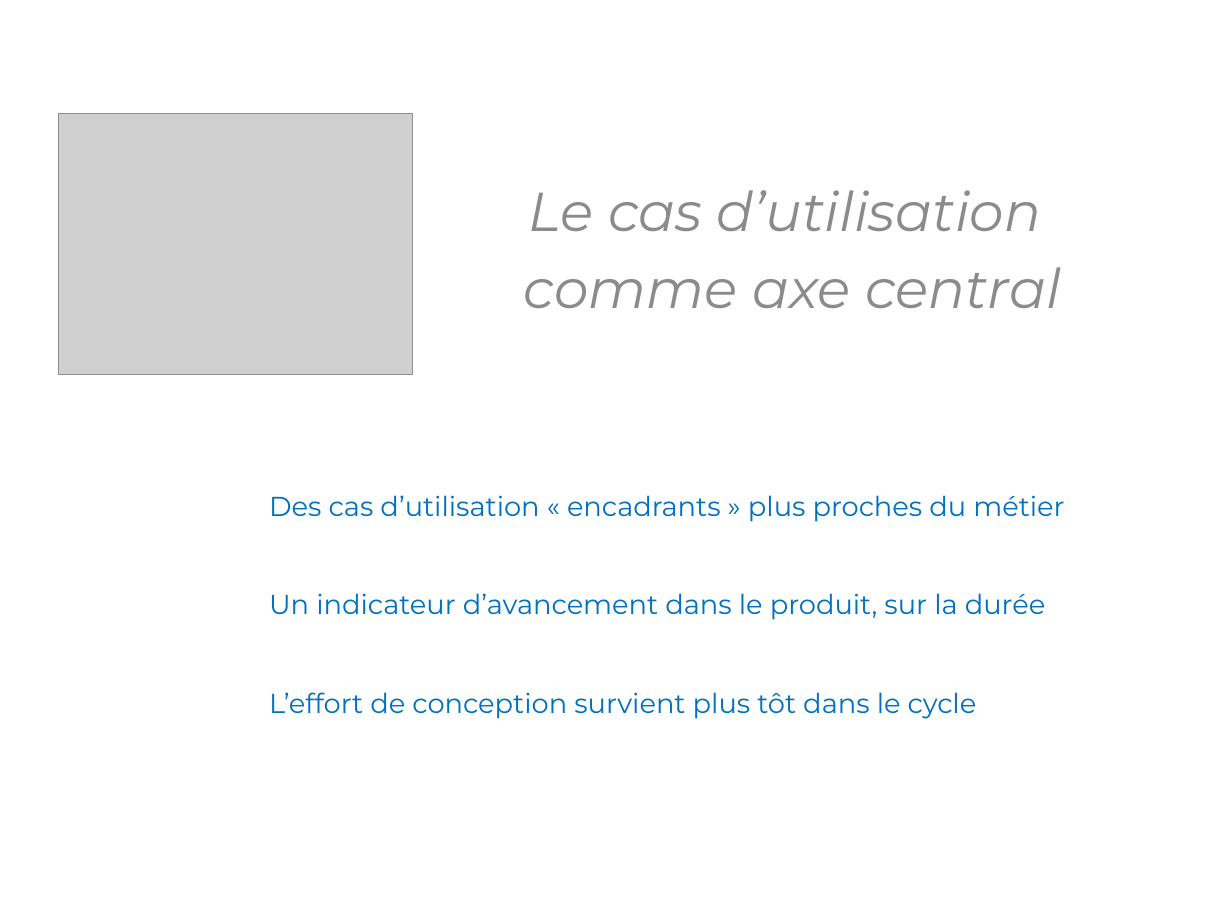
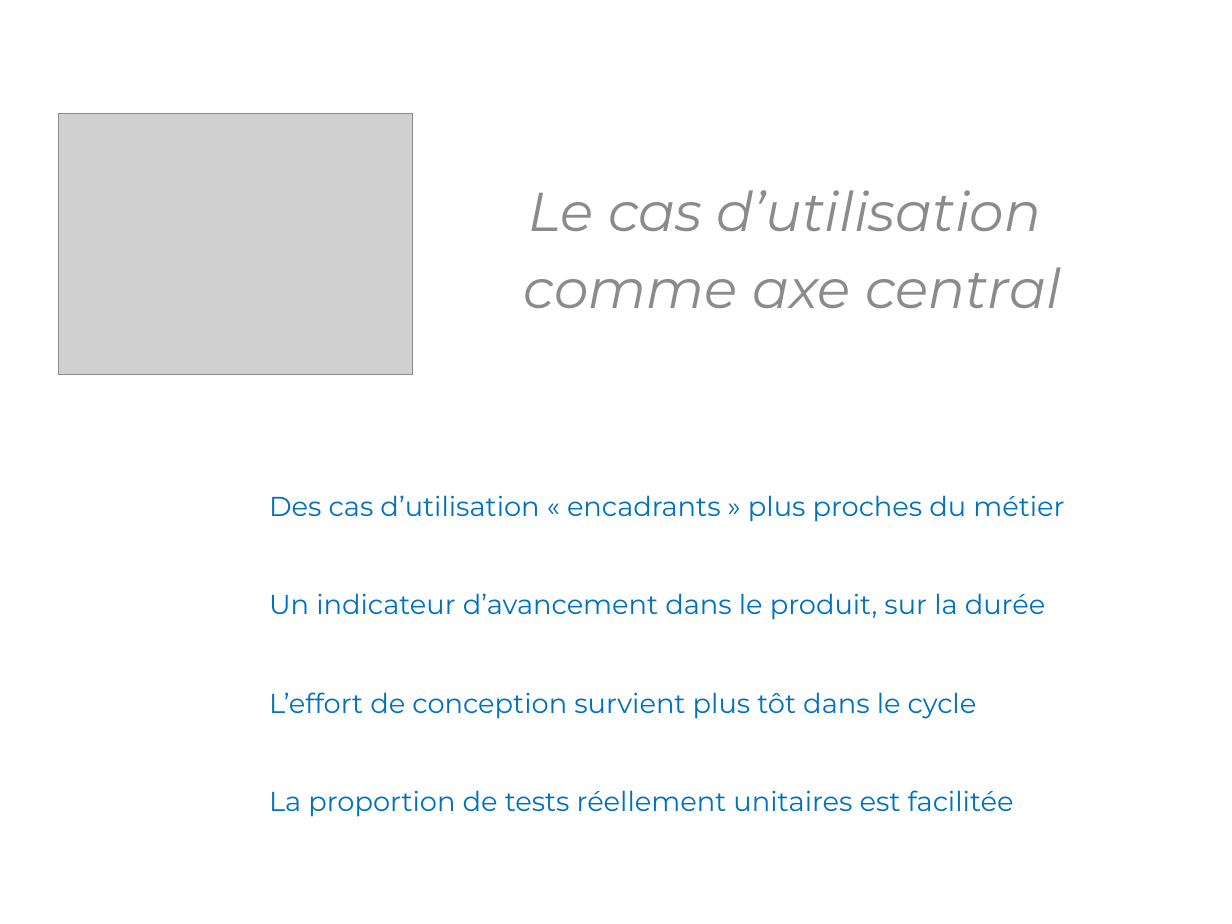
Before and after one commit to KhrisFernandez/tdd, a slide deck: slide 23 of outside-in/resources/TDD - Outside In.pptx (slide 26 before the commit). Drawn at 1232x924 pixels with LibreOffice and Linux fonts; fonts in the diff are those of the drawing; grey boxes stand for pictures. Boxes give left, top, right and bottom in pixels: in the first picture for what was removed or moved away, otherwise in the second. Text is boxed around its words. In the diff, an @@ line names an element or a change of style, - is before the commit and + after.

```diff
--- a/outside-in/resources/TDD - Outside In.pptx
+++ b/outside-in/resources/TDD - Outside In.pptx
@@ text at (269, 790, 1014, 817): paragraph added @@
+La proportion de tests réellement unitaires est facilitée
```
Also in this commit, not shown: 14 other slides changed, 1 slide added, 5 slides removed, 16 other files.
